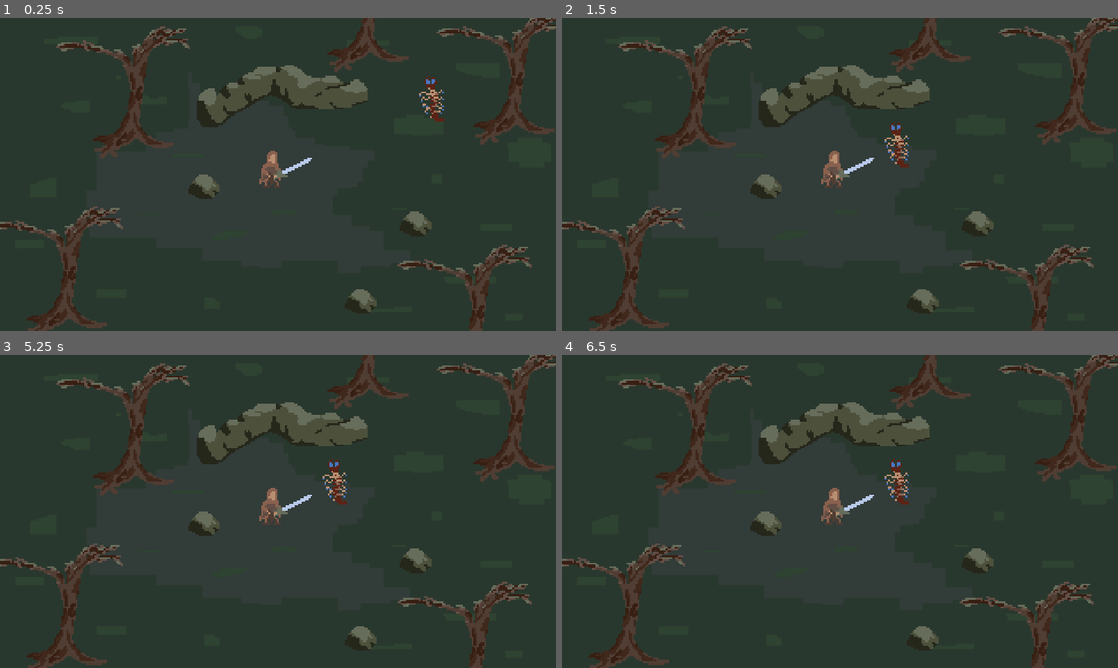
Above: before the commit, frames 1-4 (two rows, left to right).
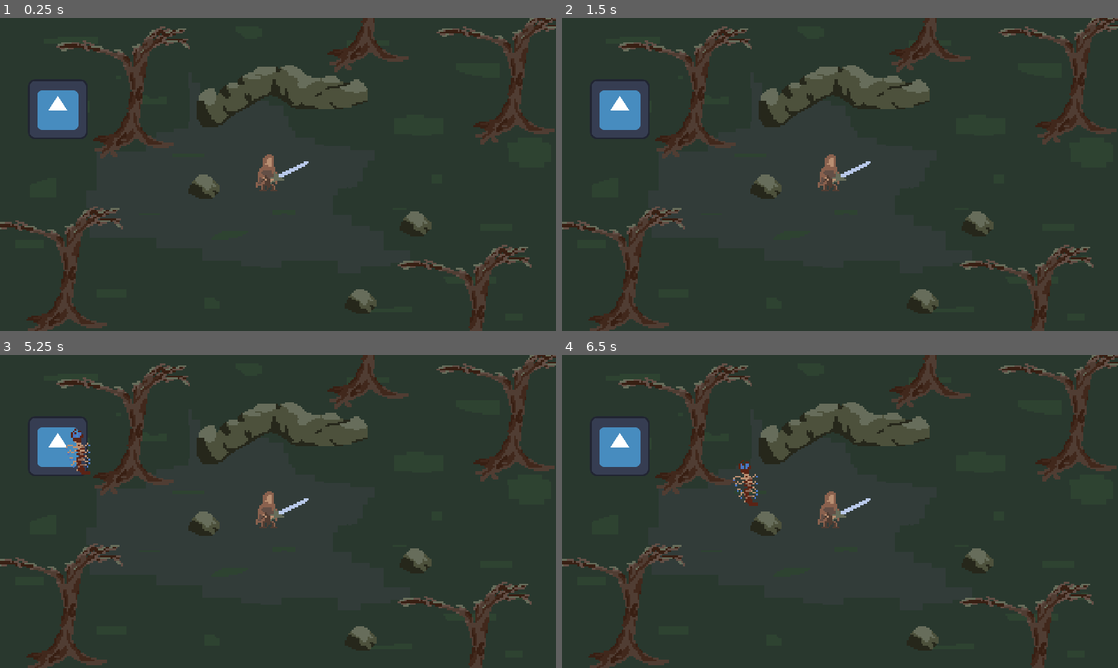
Above: after the commit, the same moments.

Repository: MrTrupen/vampires_idle
Game: Godot game, scene res://Scenes/main_scene.tscn
The game is run twice, just before and just after one commit, with the same random seed, the same clock (stepped at 60 frames per second) and the same inputs. The engine's default icon, where the game draws it, is replaced by a stand-in: a white triangle on a blue panel in a dark square.
Inputs:
- Up to frame 1 (0.25 s): no input
- Up to frame 2 (1.5 s): no input
- Up to frame 3 (5.25 s): tap Enter at 2, 3.5, 5 s; tap Space at 2.75, 4.25 s
- Up to frame 4 (6.5 s): no input

The runs differ from the first frame. In frame 1, 2.5% of the frame differs, in the area x 5-80%, y 18-56%; in frame 2, 2.5%; in frame 3, 2.5%; in frame 4, 2.7%, in the area x 5-63%, y 20-56%.

Commit message:
Spawner init

Diff:
--- a/Resources/bug.tres
+++ b/Resources/bug.tres
@@ -5,8 +5,9 @@
 
 [resource]
 script = ExtResource("1_tskp0")
+sprite = ExtResource("1_0u472")
 movement_speed = 50
 health = 100
 damage = 65
 attack_cooldown = 1.0
-sprite = ExtResource("1_0u472")
+respawn_cooldown = 5.0
--- a/Resources/data_monster.gd
+++ b/Resources/data_monster.gd
@@ -8,3 +8,5 @@
 @export var damage: int = 1
 ## Attack cooldown in seconds
 @export var attack_cooldown: float = 1
+## Spawner cooldown in seconds
+@export var respawn_cooldown: float = 1
--- a/Scenes/main_scene.tscn
+++ b/Scenes/main_scene.tscn
@@ -1,9 +1,10 @@
-[gd_scene load_steps=5 format=3 uid="uid://b87l5p0j3hb8i"]
+[gd_scene load_steps=6 format=3 uid="uid://b87l5p0j3hb8i"]
 
 [ext_resource type="Texture2D" uid="uid://d0qxjr8488fg2" path="res://Art/background.png" id="1_cgas4"]
 [ext_resource type="PackedScene" uid="uid://c4wki1k4wifjp" path="res://Scenes/monster.tscn" id="2_y8684"]
 [ext_resource type="Resource" uid="uid://j5u02eb8rfjv" path="res://Resources/bug.tres" id="3_jf1yb"]
 [ext_resource type="PackedScene" uid="uid://cuwn4otagtavs" path="res://Scenes/hero.tscn" id="3_xmc1g"]
+[ext_resource type="PackedScene" uid="uid://dfcbp5mounuwp" path="res://Scenes/spawner.tscn" id="5_fdk3j"]
 
 [node name="MainScene" type="Node2D"]
 
@@ -14,11 +15,11 @@
 [node name="Camera2D" type="Camera2D" parent="."]
 zoom = Vector2(3.65, 3.65)
 
-[node name="Monster" parent="." instance=ExtResource("2_y8684")]
-position = Vector2(99, -48)
-data = ExtResource("3_jf1yb")
-
 [node name="Hero" parent="." instance=ExtResource("3_xmc1g")]
 unique_name_in_owner = true
-position = Vector2(2, -2)
 monitoring = false
+
+[node name="Spawner" parent="." instance=ExtResource("5_fdk3j")]
+position = Vector2(-125, -37)
+monster_data = ExtResource("3_jf1yb")
+monster_template = ExtResource("2_y8684")
--- /dev/null
+++ b/Scenes/spawner.tscn
@@ -0,0 +1,11 @@
+[gd_scene load_steps=3 format=3 uid="uid://dfcbp5mounuwp"]
+
+[ext_resource type="Texture2D" uid="uid://eeht1flj5xdb" path="res://Art/icon.svg" id="1_6wfcf"]
+[ext_resource type="Script" path="res://Scripts/spawner.gd" id="1_wi2kj"]
+
+[node name="Spawner" type="Node2D"]
+script = ExtResource("1_wi2kj")
+
+[node name="Sprite2D" type="Sprite2D" parent="."]
+scale = Vector2(0.265625, 0.265625)
+texture = ExtResource("1_6wfcf")
--- a/Scripts/main_manager.gd
+++ b/Scripts/main_manager.gd
@@ -2,3 +2,5 @@
 
 # Resources
 var blood: int = 0
+
+@onready var hero: Area2D = get_node("/root/MainScene/Hero")
--- a/Scripts/monster.gd
+++ b/Scripts/monster.gd
@@ -1,23 +1,35 @@
 extends Area2D
 
-@export var data: DataMonster
+#init as a backup monster called "bug" in case
+@export var data: DataMonster = preload("res://Resources/bug.tres")
 
 var is_moving: bool = true
 var is_attacking: bool = false
 
 var attack_timer: float = 0
 
-@onready var hero: Area2D = %Hero
+@onready var hero: Area2D = MainManager.hero
 
 
 func _ready():
-	data = data.duplicate()
+	if data:
+		data = data.duplicate()
+		get_node("Sprite").texture = data.sprite
+	else:
+		print("Monster data not set")
+		queue_free()
+
+
+func load_data(input_data: DataMonster):
+	self.data = input_data.duplicate()
 	get_node("Sprite").texture = data.sprite
 
 
 func _process(delta):
 	if is_moving:
-		position = position.move_toward(Vector2(hero.position), delta * data.movement_speed)
+		global_position = global_position.move_toward(
+			Vector2(hero.global_position), delta * data.movement_speed
+		)
 
 
 func _physics_process(_delta):
--- /dev/null
+++ b/Scripts/spawner.gd
@@ -0,0 +1,26 @@
+extends Node2D
+
+@export var monster_data: DataMonster
+@export var monster_template: PackedScene
+
+var spawn_timer: float = 0
+
+
+func _ready():
+	if monster_data:
+		monster_data = monster_data.duplicate()
+		spawn_timer = monster_data.respawn_cooldown * 60
+	else:
+		print("Monster data not set")
+		queue_free()
+
+
+func _physics_process(_delta):
+	if spawn_timer <= 0:
+		spawn_timer = monster_data.respawn_cooldown * 60
+		var monster: Area2D = monster_template.instantiate()
+		add_child(monster)
+		# monster.get_script().load_data(monster_data)
+		print("Monster spawned")
+	else:
+		spawn_timer -= 1
